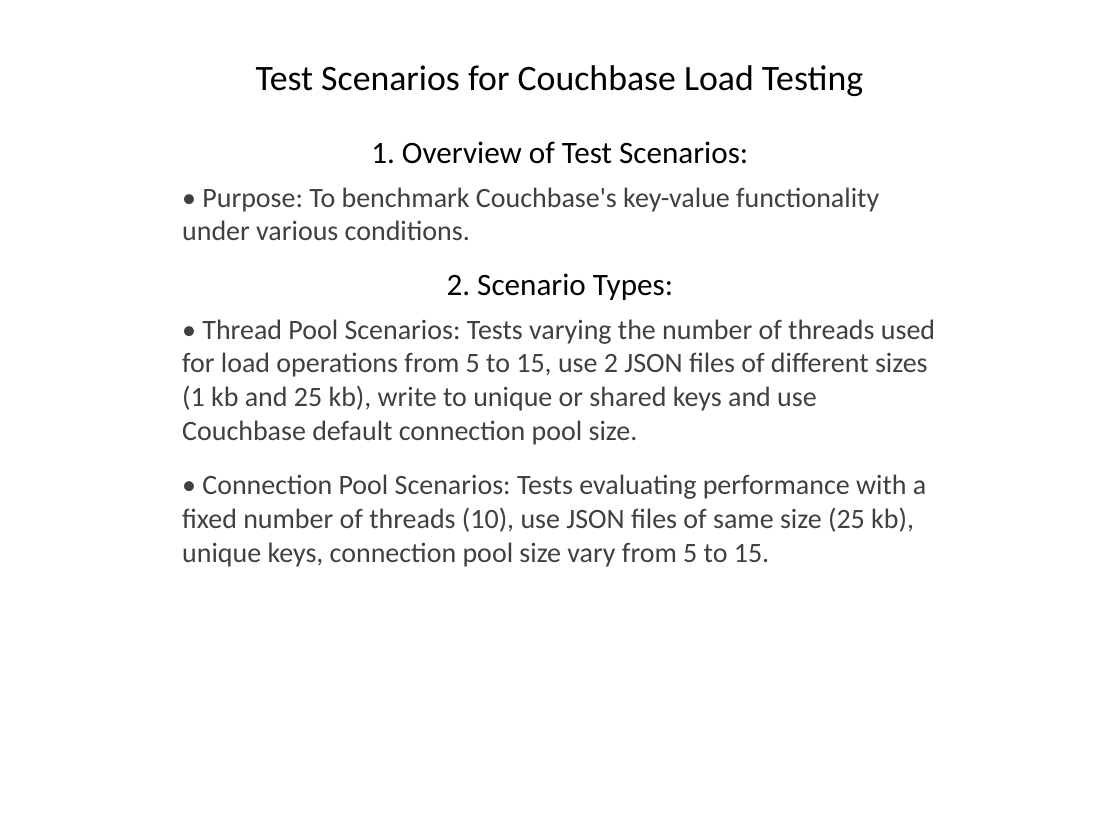
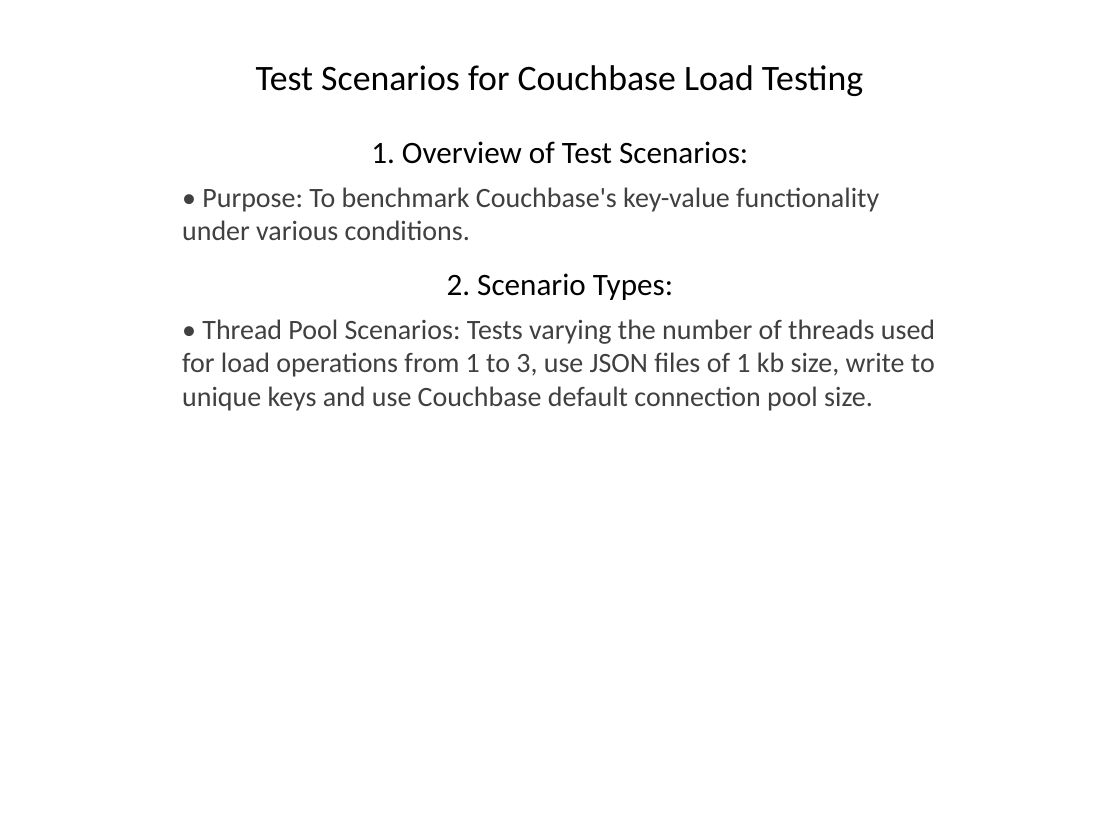
Before and after one commit to Daniel-Kleyman/couchbaseloadtester, a slide deck: slide 4 of couchbaseReport.pptx. Drawn at 1120x840 pixels with LibreOffice and Linux fonts; fonts in the diff are those of the drawing. Boxes give left, top, right and bottom in pixels: in the first picture for what was removed or moved away, otherwise in the second. Text is boxed around its words. In the diff, an @@ line names an element or a change of style, - is before the commit and + after.

Commit message:
Initial commit for the async-couchbase-test branch, including the fully implemented asynchronous Couchbase Load Tester application.

```diff
--- a/couchbaseReport.pptx
+++ b/couchbaseReport.pptx
@@ text at (182,319,935,411): text changed @@
-• Thread Pool Scenarios: Tests varying the number of threads used for load operations from 5 to 15, use 2 JSON files of different sizes (1 kb and 25 kb), write to unique or shared keys and use Couchbase default connection pool size.
+• Thread Pool Scenarios: Tests varying the number of threads used for load operations from 1 to 3, use JSON files of 1 kb size, write to unique keys and use Couchbase default connection pool size.
@@ text removed at (182,474,926,567) @@
-• Connection Pool Scenarios: Tests evaluating performance with a fixed number of threads (10), use JSON files of same size (25 kb), unique keys, connection pool size vary from 5 to 15.
```
Also in this commit, not shown: 1 other slide changed, 2 slides added, 4 slides removed, 12 other files.
